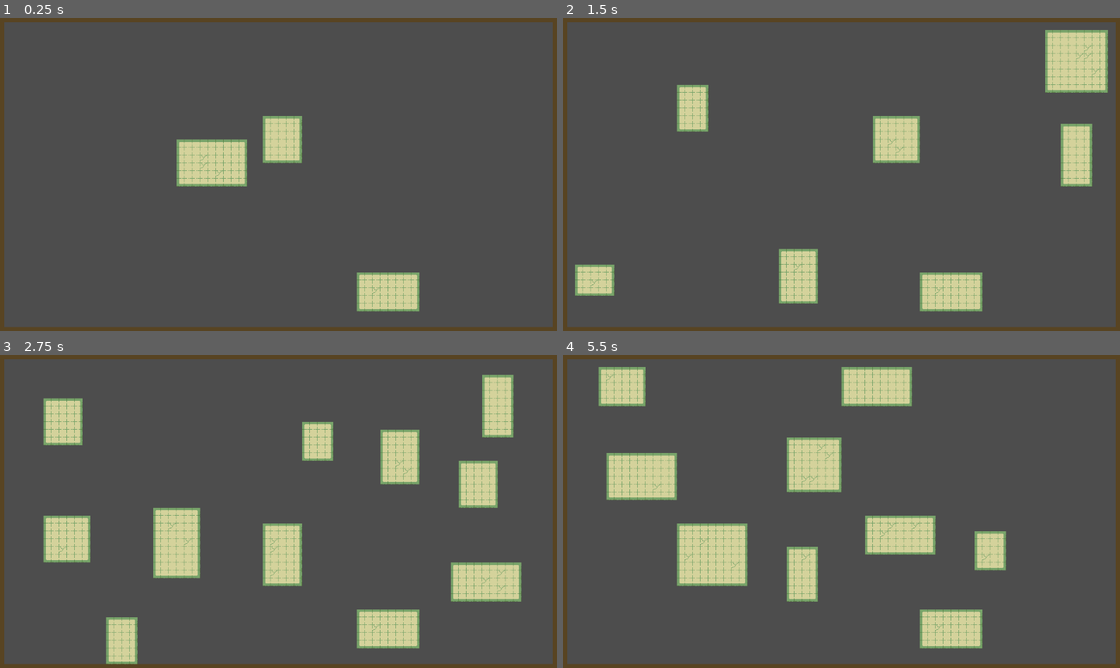
Above: before the commit, frames 1-4 (two rows, left to right).
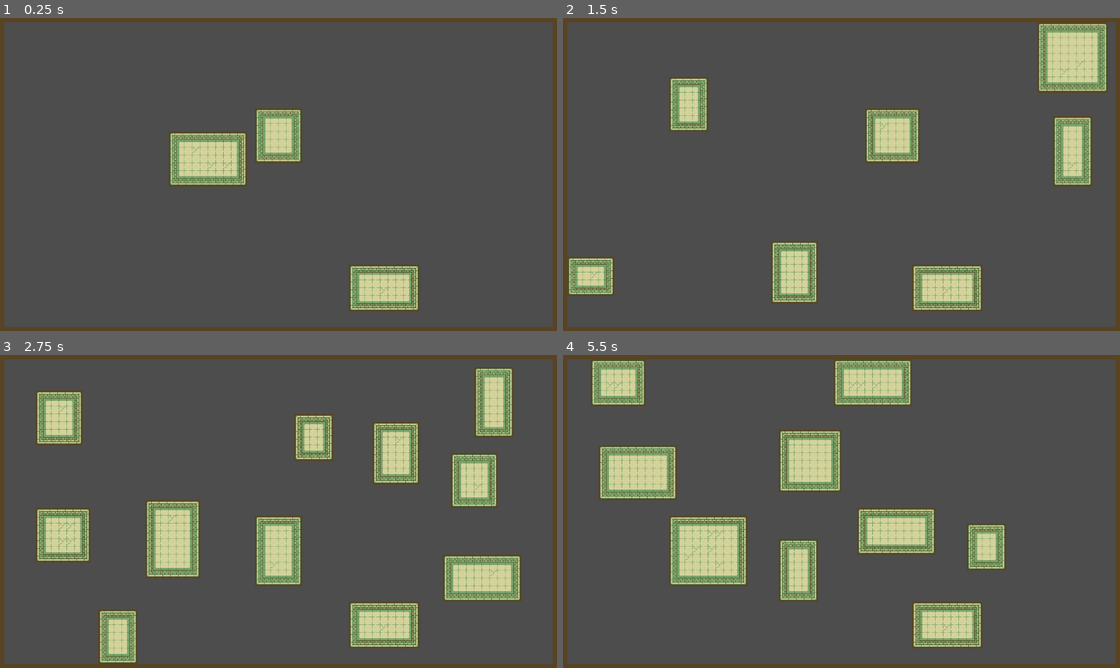
Above: after the commit, the same moments.

Repository: JYiuDev/Godot_ProcGen_Study
Game: Godot game, scene res://2D_RoomFirst_DungeonGen/room_first_dungeon_gen.tscn
Two runs of this game, one before a commit and one after it. Both use one fixed random seed, a clock stepped at 60 frames per second and the inputs below. This scene is started directly instead of the project's main scene.
Inputs:
- Up to frame 1 (0.25 s): no input
- Up to frame 2 (1.5 s): tap Enter (ui_accept) at 0.5, 0.77 s; hold Down (ui_down) from 1.28 s (still down)
- Up to frame 3 (2.75 s): tap Enter (ui_accept) at 1.52 s; release Down (ui_down) at 2.03 s
- Up to frame 4 (5.5 s): tap Enter (ui_accept) at 3.02, 3.77, 4.52 s; hold Down (ui_down) from 3.53 s (still down)

The runs differ from the first frame. In frame 1, 3.0% of the frame differs, in the area x 30-76%, y 28-94%; in frame 2, 6.4%; in frame 3, 10%, in the area x 6-94%, y 3-99%; in frame 4, 9.1%.

Commit message:
update

Diff:
--- a/2D_RoomFirst_DungeonGen/Scripts/RoomFirstGenerator.gd
+++ b/2D_RoomFirst_DungeonGen/Scripts/RoomFirstGenerator.gd
@@ -27,14 +27,12 @@
 	#print(test_intersect.intersects(Rect2i(3,3,5,5)))
 	#make_room(Rect2i(boundry.position.x + boundry.size.x - 1,1,2,1))
 	generate_rooms(room_count)
-
+	print_nearby_cells_test(Vector2(1,1))
 
 func _input(event):
 	#if enter is pressed, reload scene
 	if event.is_action_pressed("ui_accept"):
 		get_tree().reload_current_scene()
-	if event.is_action_pressed("ui_down"):
-		drawMSP = false
 
 func _process(delta):
 	if(drawMSP):
@@ -60,18 +58,19 @@
 	var wall_cells: Array[Vector2i]
 
 	#set walls
-	#for x in range(pos.x, pos.x + size.x):
-		#for y in range(pos.y, pos.y + size.y):
-			##print(Vector2(x,y))
-			#wall_cells.append(Vector2i(x,y))
-	#tilemap.set_cells_terrain_connect(0, wall_cells, 1, 0)
+	for x in range(pos.x, pos.x + size.x):
+		for y in range(pos.y, pos.y + size.y):
+			#print(Vector2(x,y))
+			wall_cells.append(Vector2i(x,y))
+
 	#set ground tiles
-	for x in range(pos.x + 1, pos.x + size.x - 1 + 1):
-		for y in range(pos.y + 1, pos.y + size.y - 1 + 1):
+	for x in range(pos.x + 1, pos.x + size.x - 1 ):
+		for y in range(pos.y + 1, pos.y + size.y - 1 ):
 			#print(Vector2(x,y))
 			room_cells.append(Vector2i(x,y))
+
+	tilemap.set_cells_terrain_connect(0, wall_cells, 1, 0)
 	tilemap.set_cells_terrain_connect(0, room_cells, 0, 0)
-
 	room_list.append(parameter)
 
 func generate_rooms(count: int):
@@ -140,6 +139,7 @@
 	for x in range(start.x, end.x, x_diff):
 		#tilemap.set_cell(0, Vector2(x,pos1.y), 0, dummy_tile)
 		corridor_cells.append(Vector2(x,pos1.y))
+		print_nearby_cells(Vector2(x, pos1.y))
 	for y in range(start.y, end.y, y_diff):
 		#tilemap.set_cell(0, Vector2(pos2.x,y), 0, dummy_tile)
 		corridor_cells.append(Vector2(pos2.x,y))
@@ -170,6 +170,8 @@
 		path.add_point(new_id, min_dist_point)
 		path.connect_points(path.get_closest_point(current_poiont), new_id)
 		room_positions_dupe.erase(min_dist_point)
+
+
 	# randomly add loops into the MSP to make the dungeon path more interesting
 	# room will look for the second closest candidates to form loop
 	for n in loop_amount:
@@ -203,4 +205,21 @@
 				draw_line(Vector2(pp.x, pp.y),Vector2(cp.x, cp.y),Color(1, 1, 0, 1), 15, true)
 
 func print_nearby_cells(query_cell: Vector2):
-	pass
+	var neighbour_array: Array[Vector2] = [Vector2(-1, -1), Vector2(1, 0)]
+	#Order of neighbour tiles
+	#	0 1 2
+	#	7 # 3
+	#	6 5 4
+	for n in neighbour_array:
+		var cell_data = tilemap.get_cell_atlas_coords(0, query_cell + n)
+		print(cell_data)
+
+func print_nearby_cells_test(query_cell: Vector2):
+	var i: Array[int] = [-1, 0, 1, 1, 1, 0, -1. -1]
+	var j: Array[int] = [-1, -1, -1, 0, 1, 1, 1, 0]
+	#Order of neighbour tiles
+	#	0 1 2
+	#	7 # 3
+	#	6 5 4
+	for n in i.size():
+		print(Vector2(i[n], j[n]))
